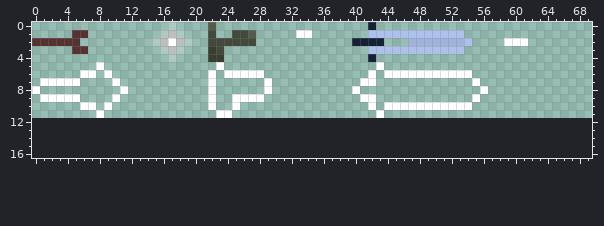
File history of a sprite sheet, Graphics/Sprites/ph_weapons.png. Above: the version before the commit.
The file is 70x12 pixels. The old version is drawn lined up with the new one, on the new canvas.
After:
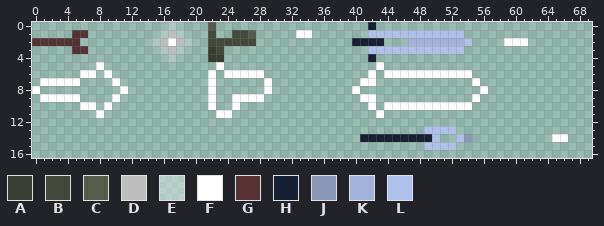
Palette (. is transparent): A #373d30  B #42493a  C #555d4a  D #bebebe  E #ffffff50  F #ffffff  G #563232  H #162035  J #8998b6  K #a1b3da  L #aec1eb
From old to new:
canvas 70x12 -> 70x17
@@ x 39..68 @@
 12 ..............................
-13 ..............................
-14 ..............................
-15 ..............................
+13 ..........LLLL................
+14 ..HHHHHHHHHL..LJ..........FF..
+15 ..........LLLL................
 16 ..............................
Changed places in both pictures, as pixel boxes (x1, y1, x2, y2):
added: (360, 126, 472, 150)
added: (552, 134, 568, 142)
